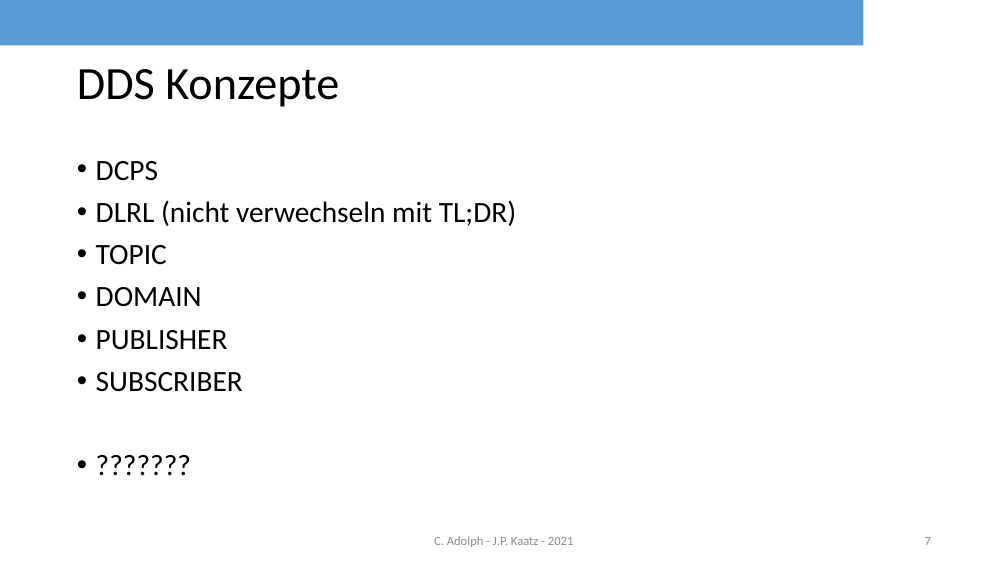
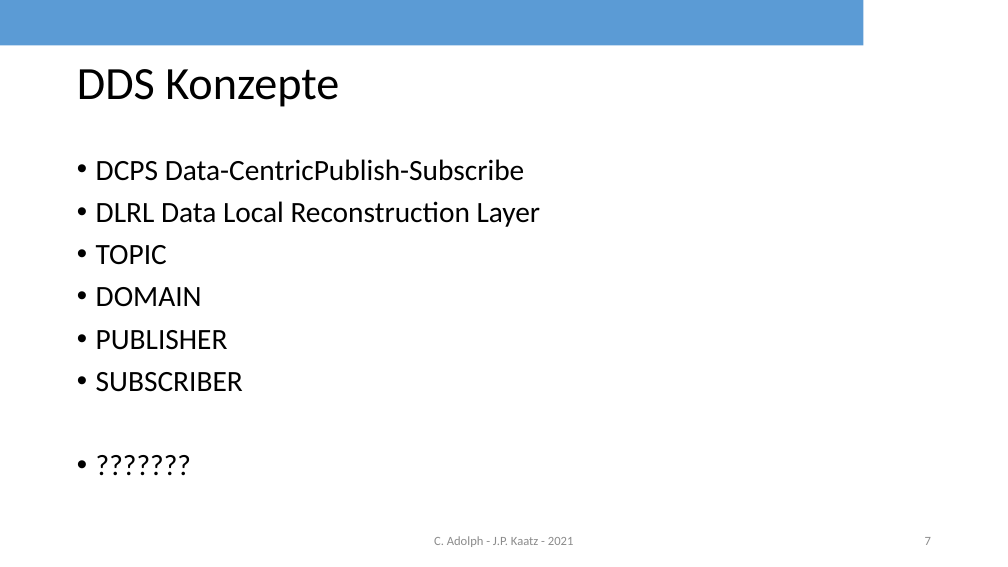
Before and after one commit to rocko/sisidm_sose2021, a slide deck: slide 7 of DDS_share_v4.pptx. Drawn at 1008x567 pixels with LibreOffice and Linux fonts; fonts in the diff are those of the drawing; background and template pictures are left out. Boxes give left, top, right and bottom in pixels: in the first picture for what was removed or moved away, otherwise in the second. Text is boxed around its words. In the diff, an @@ line names an element or a change of style, - is before the commit and + after.

```diff
--- a/DDS_share_v4.pptx
+++ b/DDS_share_v4.pptx
@@ text at [96,159,541,227]: text changed @@
-• DCPS
-• DLRL (nicht verwechseln mit TL;DR)
+• DCPS Data-CentricPublish-Subscribe
+• DLRL Data Local Reconstruction Layer
```
Also in this commit, not shown: 2 other slides changed.
